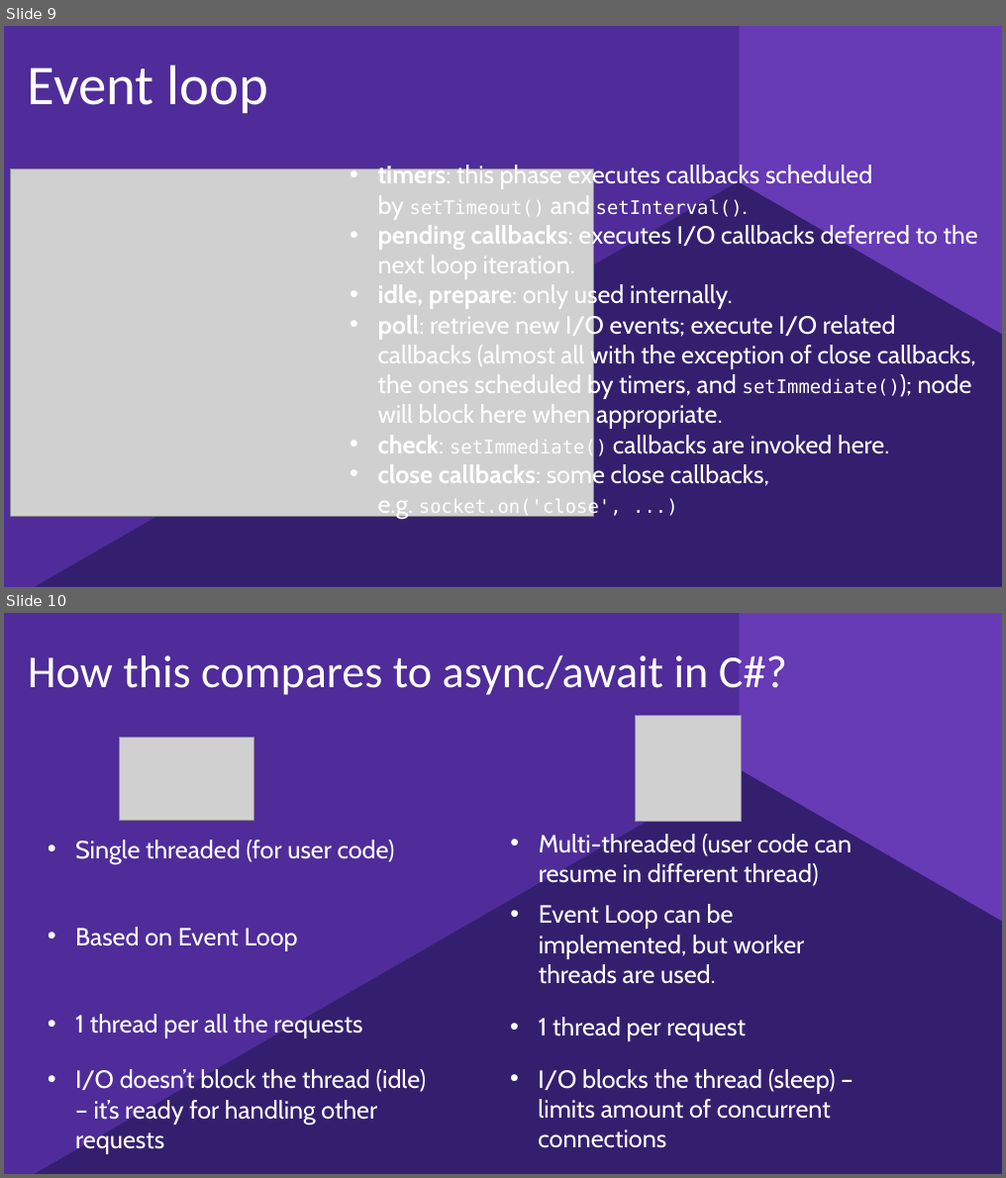
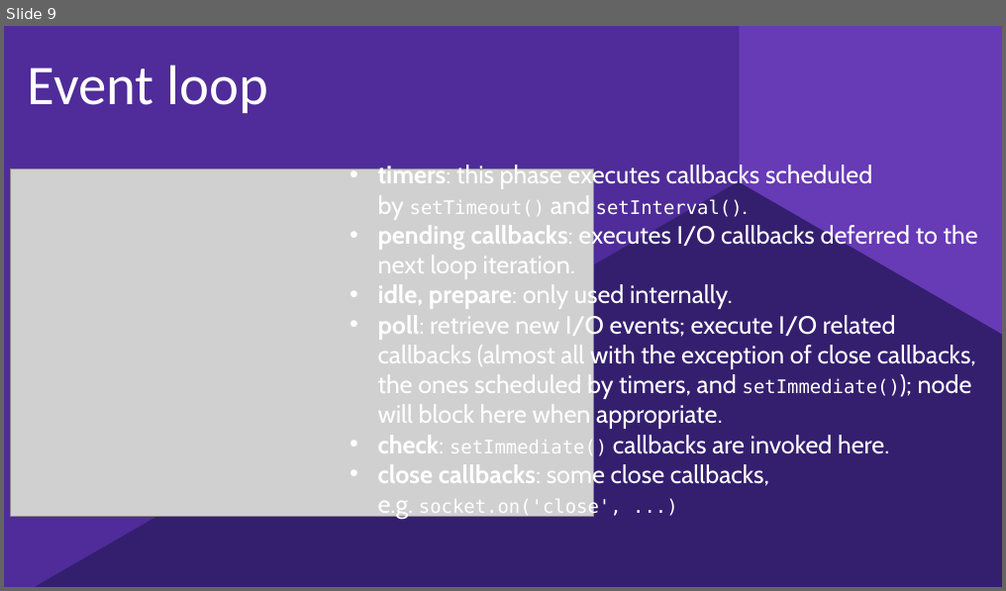
Before and after one commit to kjocevicius/nodejs-demo, a slide deck: nodejs.pptx. Shown one above the other, each under a label of ours: slides 9 and 10 before the commit, slide 9 after it. The pictures are 1006x1178 and 1006x591 pixels, drawn with LibreOffice and Linux fonts; fonts in the diff are those of the drawing; grey boxes stand for pictures; background and template pictures are left out. Boxes give left, top, right and bottom in pixels: in the first picture for what was removed or moved away, otherwise in the second. Text is boxed around its words. In the diff, an @@ line names an element or a change of style, - is before the commit and + after.

```diff
--- a/nodejs.pptx
+++ b/nodejs.pptx
@@ slide 10 removed at [4, 613, 1002, 1174], background #FFFFFF; not listed: 3 template elements that a slide beside it also shows @@
@@ title removed at [28, 656, 787, 695] @@
-How this compares to async/await in C#?
@@ picture removed at [635, 716, 742, 822] @@
@@ picture removed at [119, 738, 253, 820] @@
@@ text removed at [75, 840, 395, 864] @@
-• Single threaded (for user code)
@@ text removed at [539, 832, 852, 886] @@
-• Multi-threaded (user code can resume in different thread)
@@ text removed at [539, 904, 805, 984] @@
-• Event Loop can be implemented, but worker threads are used.
@@ text removed at [75, 927, 298, 952] @@
-• Based on Event Loop
@@ text removed at [75, 1012, 362, 1039] @@
-• 1 thread per all the requests
@@ text removed at [539, 1017, 746, 1042] @@
-• 1 thread per request
@@ text removed at [75, 1067, 427, 1155] @@
-• I/O doesn’t block the thread (idle) – it’s ready for handling other requests
@@ text removed at [538, 1069, 836, 1149] @@
-• I/O blocks the thread (sleep) – limits amount of concurrent connections
```
Also in this commit, not shown: 5 slides changed, 4 slides added, 1 other slide removed, 10 other files.
